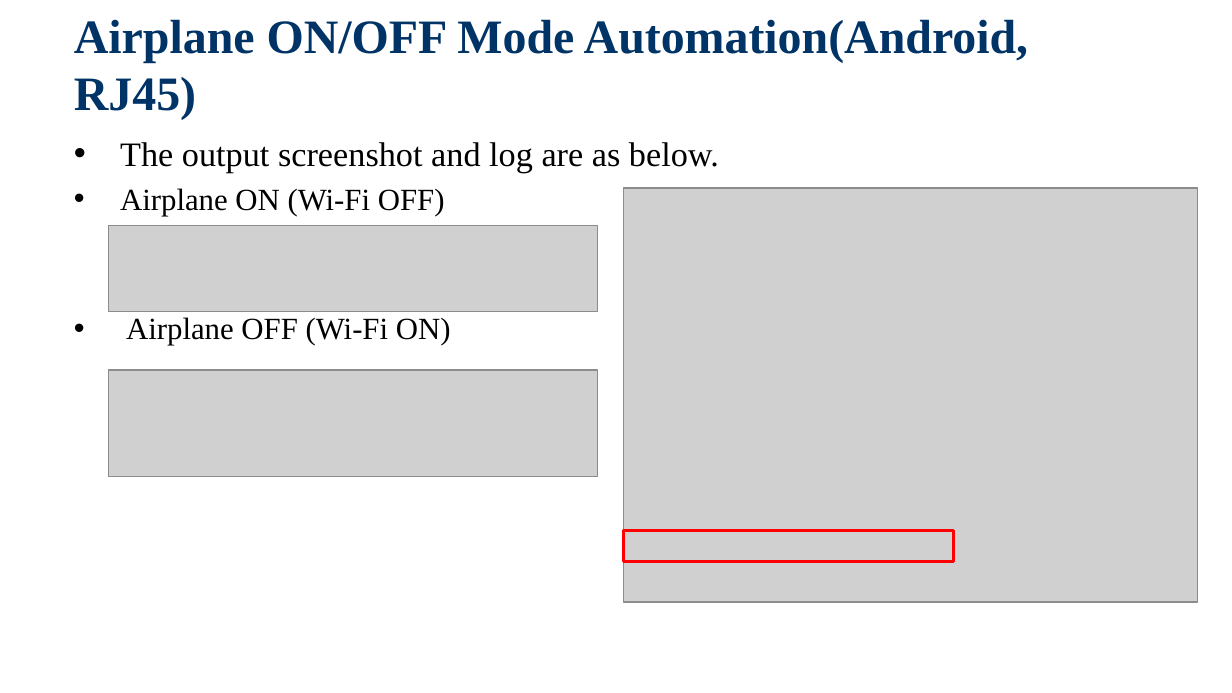
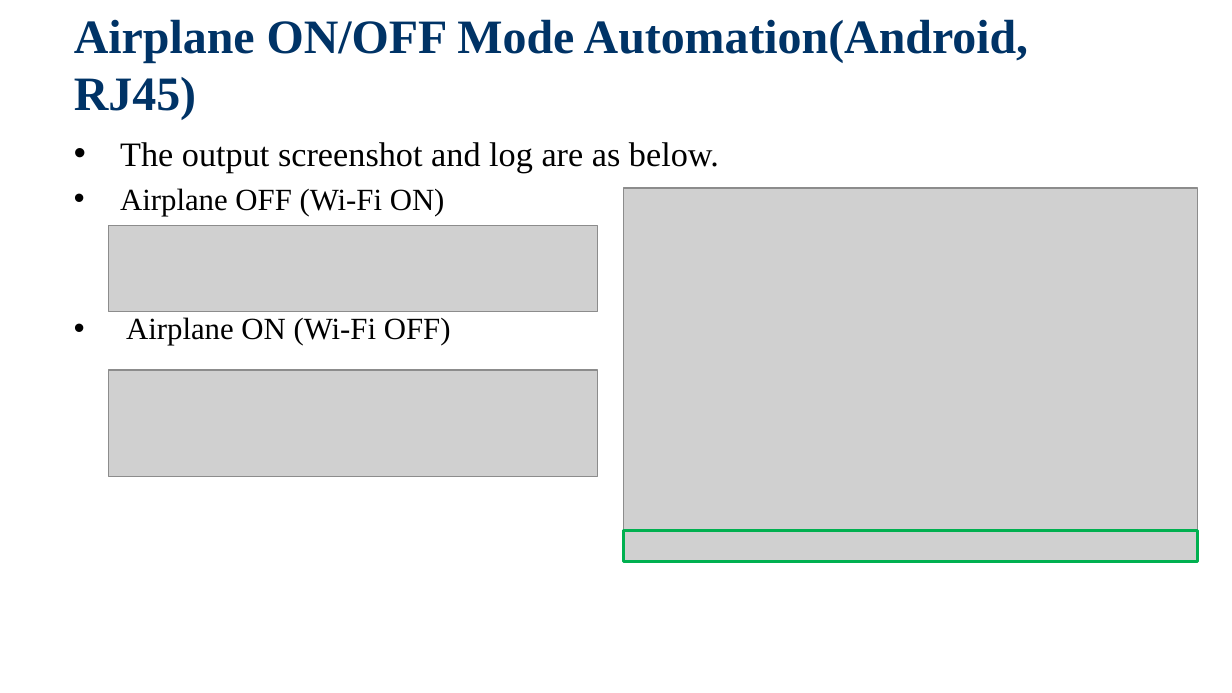
Before and after one commit to jackiejay888/automation, a slide deck: slide 13 of kpi/Automation Testing_Demo/Automation Testing_20200311.pptx. Drawn at 1232x693 pixels with LibreOffice and Linux fonts; fonts in the diff are those of the drawing; grey boxes stand for pictures; background and template pictures are left out. Boxes give left, top, right and bottom in pixels: in the first picture for what was removed or moved away, otherwise in the second. Text is boxed around its words. In the diff, an @@ line names an element or a change of style, - is before the commit and + after.

Commit message:
Modify the Automation Testing_Demo

```diff
--- a/kpi/Automation Testing_Demo/Automation Testing_20200311.pptx
+++ b/kpi/Automation Testing_Demo/Automation Testing_20200311.pptx
@@ text at (120, 188, 445, 216): paragraph added @@
+  • Airplane OFF (Wi-Fi ON)
@@ picture: place and size @@
-picture at (623, 188, 1198, 602)
+picture at (623, 188, 1198, 562)
@@ text at (126, 317, 451, 345): paragraph removed @@
-  • Airplane OFF (Wi-Fi ON)
@@ rectangle: place and size @@
-rectangle at (623, 530, 954, 561)
+rectangle at (623, 530, 1198, 561)
@@ rectangle at (623, 530, 1198, 561): outline #FF0000 2 pt to #00B050 2 pt @@
```
Also in this commit, not shown: 14 other slides changed, 1 slide removed.
